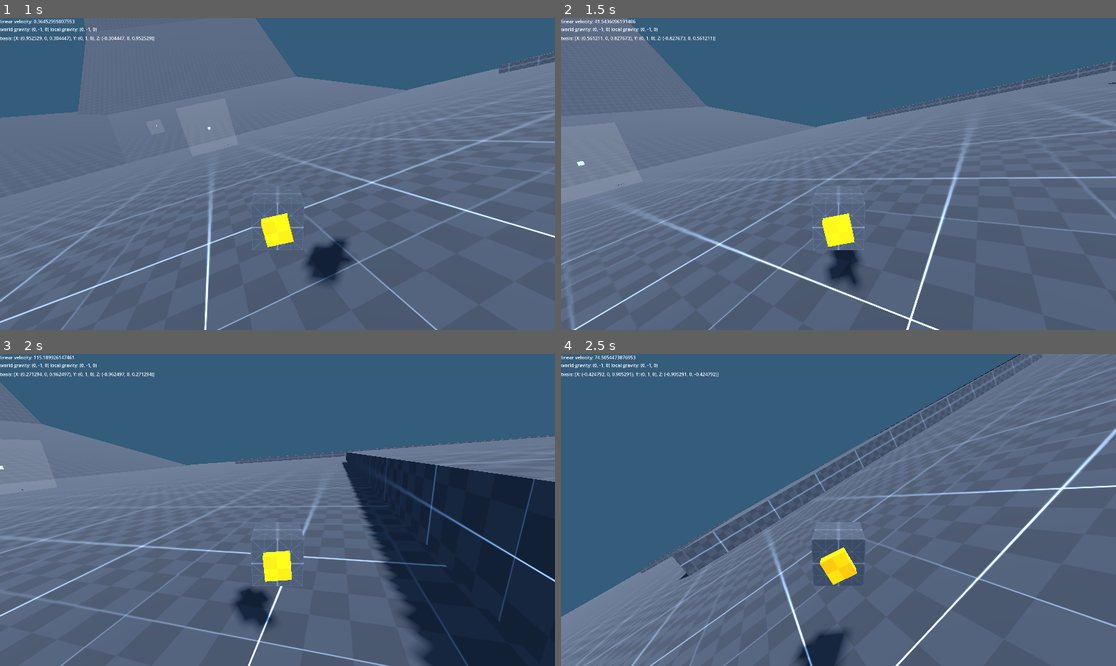
Above: before the commit, frames 1-4 (two rows, left to right).
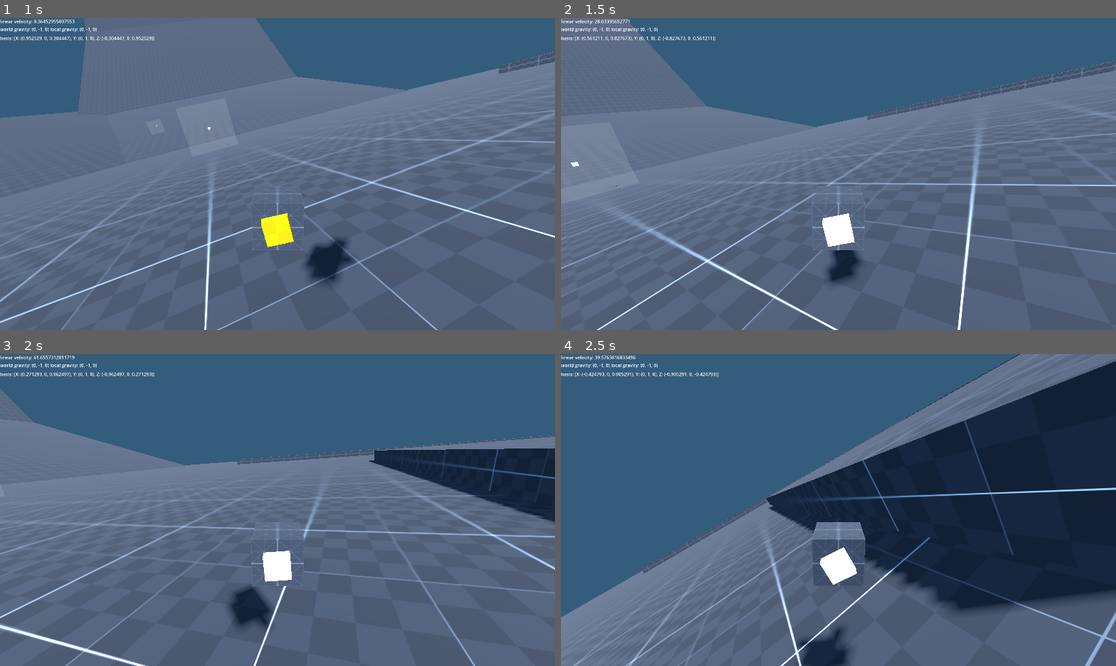
Above: after the commit, the same moments.

Repository: CactusHertz/car-test
Game: Godot game, scene res://level.tscn
Same seed, same stepped clock (60 frames per second), same inputs: the game is played once before the commit and once after it.
Inputs:
- Up to frame 1 (1 s): hold D (move_right) from 0.53 s (still down); hold Space (boost) from 0.53 s (still down)
- Up to frame 2 (1.5 s): release D (move_right) at 1.28 s; release Space (boost) at 1.28 s; hold S (move_back) from 1.28 s (still down); tap Space (boost) at 1.35 s
- Up to frame 3 (2 s): keep holding S (move_back)
- Up to frame 4 (2.5 s): release S (move_back) at 2.03 s; hold D (move_right) from 2.03 s (still down); hold Shift (drift) from 2.03 s (still down); tap Space (boost) at 2.3 s

Frame 1 is identical in both runs. In frame 2, 5.6% of the frame differs, in the area x 0-100%, y 0-100%; in frame 3, 23%; in frame 4, 35%.

Commit message:
Fix input handling

Diff:
--- a/Car_rb.gd
+++ b/Car_rb.gd
@@ -4,8 +4,6 @@
 var speed := 120.0
 var boost_speed := 240.0
 var max_speed := speed
-
-
 
 var steering_factor := 0.2
 var drift_steering_factor := 0.4
@@ -19,11 +17,11 @@
 
 @onready var state_indicator = $StateIndicator
 
-var is_grounded := false
-
-@onready var ray : RayCast3D = %RayCast3D
+@onready var ground_ray = %GroundRay
 @onready var body : MeshInstance3D = %CarBody
 @onready var camera_anchor : Node3D = $CameraAnchor
+@onready var camera_3d = $CameraAnchor/Camera3D
+
 
 @onready var mph_lable : Label = $UI/mph
 @onready var gravity_lable : Label = $UI/gravity
@@ -50,36 +48,38 @@
 # state.step = delta
 func _integrate_forces(state) -> void:
 
-	if Input.is_action_just_pressed("boost"):
+	if Input.is_action_pressed("boost"):
 		max_speed = boost_speed
 		state_indicator.material_override.albedo_color = Color.ORANGE
-		get_node("Timer").start()
+	else:
+		max_speed = speed
+		state_indicator.material_override.albedo_color = Color.WHITE
 
 	if position.y < max_depth or Input.is_action_just_pressed("respawn"):
 		respawn()
 
-	apply_movement(state)
+	var input_vector := Input.get_vector("move_right", "move_left", "move_forward", "move_back")
+	apply_movement(state, input_vector)
 	update_ui()
 
-func apply_movement(state : PhysicsDirectBodyState3D):
+func apply_movement(state : PhysicsDirectBodyState3D, input_vector):
 
-	var input_vector := Input.get_vector("move_left", "move_right", "move_forward", "move_back")
 	var movement_velocity = Vector3(0, 0, input_vector.y).normalized() * max_speed
 
-	tilt_body(state.step,input_vector)
+	tilt_body(state.step, input_vector)
 	apply_central_force(basis * movement_velocity)
 	apply_central_force(basis * Vector3.DOWN * gravity_force)
 
-	var input = get_model_oriented_input().normalized()
+	var input = get_model_oriented_input(input_vector)
 	var slerp_speed = 2.0
-	curr_direction = curr_direction.slerp(input, state.step * slerp_speed)
+	curr_direction = curr_direction.slerp(input, state.step * slerp_speed).normalized()
 
 	orient_car(basis * curr_direction, state.step)
 
 
-func get_model_oriented_input() -> Vector3:
-	var raw_input = -Input.get_axis("move_left", "move_right")
+func get_model_oriented_input(input_vector) -> Vector3:
 
+	var raw_input = input_vector.x
 	if Input.is_action_pressed("drift"):
 		max_steering_factor = drift_steering_factor
 		steering_tilt = drift_steering_factor * 2
@@ -91,11 +91,11 @@
 	input.x = raw_input * max_steering_factor
 	input.z = 1.0
 
-	return input
+	return input.normalized()
 
 func orient_car(direction: Vector3, delta: float) -> void:
-	if ray.is_colliding():
-		local_gravity = -ray.get_collision_normal()
+	if ground_ray.is_colliding():
+		local_gravity = -ground_ray.get_collision_normal()
 	else:
 		local_gravity = world_gravity
 
@@ -107,21 +107,15 @@
 
 
 func tilt_body( delta: float, input_vector: Vector2):
-	var desired_tilt := Quaternion(Vector3(0,0,1), -input_vector.x * steering_tilt)
-
+	var desired_tilt := Quaternion(Vector3(0,0,1), input_vector.x * steering_tilt)
 	var slerp_speed = 2.0
 	var current_rot = Quaternion(body.transform.basis)
 	var new_rot = current_rot.slerp(desired_tilt, delta* slerp_speed)
+
 	body.transform.basis = Basis(new_rot)
 	camera_anchor.transform.basis = Basis(new_rot)
-
 
 func update_ui():
 	mph_lable.text = "linear velocity: " + str(linear_velocity.length())
 	gravity_lable.text = "world gravity: " + str(world_gravity) + " local gravity: " + str(local_gravity)
 	basis_lable.text = "basis: " + str(basis)
-
-
-func _on_timer_timeout():
-	max_speed = speed
-	state_indicator.material_override.albedo_color = Color.WHITE
--- a/Car_rb.tscn
+++ b/Car_rb.tscn
@@ -29,7 +29,6 @@
 rotation_edit_mode = 1
 physics_material_override = SubResource("PhysicsMaterial_bt7b4")
 gravity_scale = 1.66533e-16
-lock_rotation = true
 continuous_cd = true
 linear_damp = 1.0
 script = ExtResource("1_jy7vu")
@@ -44,14 +43,11 @@
 unique_name_in_owner = true
 shape = SubResource("SphereShape3D_ch6u2")
 
-[node name="RayCast3D" type="RayCast3D" parent="."]
+[node name="GroundRay" type="RayCast3D" parent="."]
 unique_name_in_owner = true
 target_position = Vector3(0, -10, 0)
 script = ExtResource("2_36moc")
 ride_height = -4.0
-
-[node name="Timer" type="Timer" parent="."]
-wait_time = 2.0
 
 [node name="UI" parent="." instance=ExtResource("4_unieb")]
 
@@ -64,5 +60,3 @@
 transform = Transform3D(1, 0, 0, 0, 1, 0, 0, 0, 1, 0, 0, 0.439447)
 material_override = SubResource("StandardMaterial3D_0y6js")
 mesh = SubResource("BoxMesh_huuqd")
-
-[connection signal="timeout" from="Timer" to="." method="_on_timer_timeout"]
--- a/RayCast3D.gd
+++ b/RayCast3D.gd
@@ -6,19 +6,11 @@
 @export var ride_spring_damper := 10.0
 @export var ride_spring_strength := 100.0
 
-
-
-func _ready():
-	pass
-
 func _physics_process(delta):
 	if is_colliding():
-		apply_spring_force(delta)
+		apply_spring_force()
 
-		#align_to_normal(delta)
-
-
-func apply_spring_force(delta):
+func apply_spring_force():
 	var vel = car.linear_velocity
 	var ray_dir := global_basis.y
 
@@ -30,8 +22,3 @@
 
 	var spring_force = (x * ride_spring_strength) - (rel_vel * ride_spring_damper)
 	car.apply_central_force(ray_dir * spring_force)
-
-func align_to_normal(delta):
-	var normal := get_collision_normal()
-
-	#print(normal)
--- a/level.tscn
+++ b/level.tscn
@@ -165,60 +165,6 @@
 [node name="CollisionShape3D" type="CollisionShape3D" parent="Floors/Floor3/StaticBody3D"]
 shape = SubResource("ConcavePolygonShape3D_qga2g")
 
-[node name="CSGBox3D" type="CSGBox3D" parent="."]
-transform = Transform3D(1, 0, 0, 0, 1, 0, 0, 0, 1, 11.4203, 2.01743, 77)
-material_override = SubResource("StandardMaterial3D_7a4j5")
-use_collision = true
-size = Vector3(115, 4, 113)
-
-[node name="CSGBox3D4" type="CSGBox3D" parent="."]
-transform = Transform3D(1, 0, 0, 0, 1, 0, 0, 0, 1, 29.4199, -2, 84)
-material_override = SubResource("StandardMaterial3D_7a4j5")
-use_collision = true
-size = Vector3(635, 4, 743)
-
-[node name="CSGBox3D6" type="CSGBox3D" parent="."]
-transform = Transform3D(1, 0, 0, 0, 1, 0, 0, 0, 1, 31.4199, -2, 789)
-material_override = SubResource("StandardMaterial3D_7a4j5")
-use_collision = true
-size = Vector3(191, 4, 743)
-
-[node name="CSGBox3D7" type="CSGBox3D" parent="."]
-transform = Transform3D(0.75, 0.433013, 0.5, -0.5, 0.866025, 0, -0.433013, -0.25, 0.866025, 93.4199, 12, 1252)
-material_override = SubResource("StandardMaterial3D_7a4j5")
-use_collision = true
-size = Vector3(191, 4, 743)
-
-[node name="CSGBox3D8" type="CSGBox3D" parent="."]
-transform = Transform3D(0.61975, 0.142187, 0.771812, -0.474444, 0.851271, 0.224144, -0.62515, -0.505095, 0.595035, 470.365, 73.4822, 1679.74)
-material_override = SubResource("StandardMaterial3D_7a4j5")
-use_collision = true
-size = Vector3(191, 4, 743)
-
-[node name="CSGBox3D9" type="CSGBox3D" parent="."]
-transform = Transform3D(0.61975, -0.0624171, 0.782313, -0.474444, 0.764252, 0.436831, -0.62515, -0.64189, 0.444031, 927.667, 267.988, 1985.48)
-material_override = SubResource("StandardMaterial3D_7a4j5")
-use_collision = true
-size = Vector3(191, 4, 743)
-
-[node name="CSGBox3D2" type="CSGBox3D" parent="."]
-transform = Transform3D(1, 0, 0, 0, 1, 0, 0, 0, 1, 160.92, 2.01743, 72.5)
-material_override = SubResource("StandardMaterial3D_7a4j5")
-use_collision = true
-size = Vector3(22, 4, 308)
-
-[node name="CSGBox3D3" type="CSGBox3D" parent="."]
-transform = Transform3D(1, 0, 0, 0, 1, 0, 0, 0, 1, 77.9203, 2.01743, 215)
-material_override = SubResource("StandardMaterial3D_7a4j5")
-use_collision = true
-size = Vector3(188, 4, 23)
-
-[node name="CSGBox3D5" type="CSGBox3D" parent="."]
-transform = Transform3D(1, 0, 0, 0, 1, 0, 0, 0, 1, 77.9203, 2.01743, 215)
-material_override = SubResource("StandardMaterial3D_7a4j5")
-use_collision = true
-size = Vector3(188, 4, 23)
-
 [node name="CSGSphere3D" type="CSGCylinder3D" parent="."]
 transform = Transform3D(30, -420.888, 2.27131e-06, 0, -2.12437e-05, -60, 51.9615, 243, -1.31134e-06, 0, 79.9391, 0)
 visible = false
@@ -237,3 +183,59 @@
 
 [node name="Car" parent="." instance=ExtResource("2_xqhmb")]
 transform = Transform3D(1, 0, 1.98419e-09, 0, 1, 0, -1.98419e-09, 0, 1, 2, 12, -10)
+
+[node name="Node3D" type="Node3D" parent="."]
+
+[node name="CSGBox3D" type="CSGBox3D" parent="Node3D"]
+transform = Transform3D(1, 0, 0, 0, 1, 0, 0, 0, 1, 11.4203, 2.01743, 77)
+material_override = SubResource("StandardMaterial3D_7a4j5")
+use_collision = true
+size = Vector3(115, 4, 113)
+
+[node name="CSGBox3D4" type="CSGBox3D" parent="Node3D"]
+transform = Transform3D(1, 0, 0, 0, 1, 0, 0, 0, 1, 29.4199, -2, 84)
+material_override = SubResource("StandardMaterial3D_7a4j5")
+use_collision = true
+size = Vector3(635, 4, 743)
+
+[node name="CSGBox3D6" type="CSGBox3D" parent="Node3D"]
+transform = Transform3D(1, 0, 0, 0, 1, 0, 0, 0, 1, 31.4199, -2, 789)
+material_override = SubResource("StandardMaterial3D_7a4j5")
+use_collision = true
+size = Vector3(191, 4, 743)
+
+[node name="CSGBox3D7" type="CSGBox3D" parent="Node3D"]
+transform = Transform3D(0.75, 0.433013, 0.5, -0.5, 0.866025, 0, -0.433013, -0.25, 0.866025, 93.4199, 12, 1252)
+material_override = SubResource("StandardMaterial3D_7a4j5")
+use_collision = true
+size = Vector3(191, 4, 743)
+
+[node name="CSGBox3D8" type="CSGBox3D" parent="Node3D"]
+transform = Transform3D(0.61975, 0.142187, 0.771812, -0.474444, 0.851271, 0.224144, -0.62515, -0.505095, 0.595035, 470.365, 73.4822, 1679.74)
+material_override = SubResource("StandardMaterial3D_7a4j5")
+use_collision = true
+size = Vector3(191, 4, 743)
+
+[node name="CSGBox3D9" type="CSGBox3D" parent="Node3D"]
+transform = Transform3D(0.61975, -0.0624171, 0.782313, -0.474444, 0.764252, 0.436831, -0.62515, -0.64189, 0.444031, 927.667, 267.988, 1985.48)
+material_override = SubResource("StandardMaterial3D_7a4j5")
+use_collision = true
+size = Vector3(191, 4, 743)
+
+[node name="CSGBox3D2" type="CSGBox3D" parent="Node3D"]
+transform = Transform3D(1, 0, 0, 0, 1, 0, 0, 0, 1, 160.92, 2.01743, 72.5)
+material_override = SubResource("StandardMaterial3D_7a4j5")
+use_collision = true
+size = Vector3(22, 4, 308)
+
+[node name="CSGBox3D3" type="CSGBox3D" parent="Node3D"]
+transform = Transform3D(1, 0, 0, 0, 1, 0, 0, 0, 1, 77.9203, 2.01743, 215)
+material_override = SubResource("StandardMaterial3D_7a4j5")
+use_collision = true
+size = Vector3(188, 4, 23)
+
+[node name="CSGBox3D5" type="CSGBox3D" parent="Node3D"]
+transform = Transform3D(1, 0, 0, 0, 1, 0, 0, 0, 1, 77.9203, 2.01743, 215)
+material_override = SubResource("StandardMaterial3D_7a4j5")
+use_collision = true
+size = Vector3(188, 4, 23)
